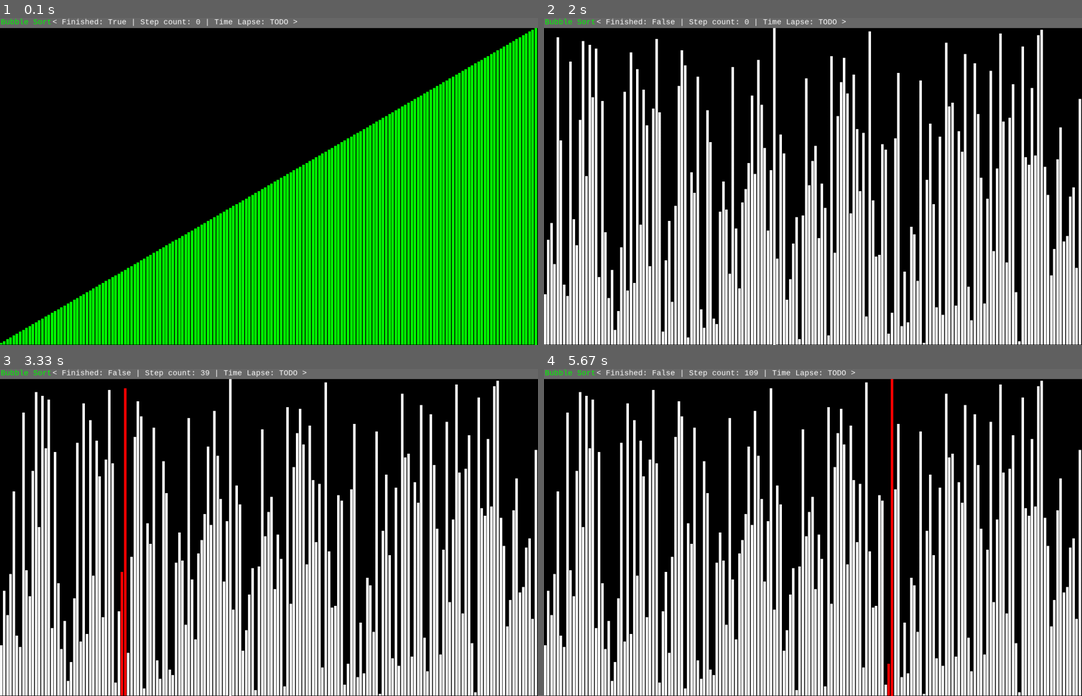
Above: before the commit, frames 1-4 (two rows, left to right).
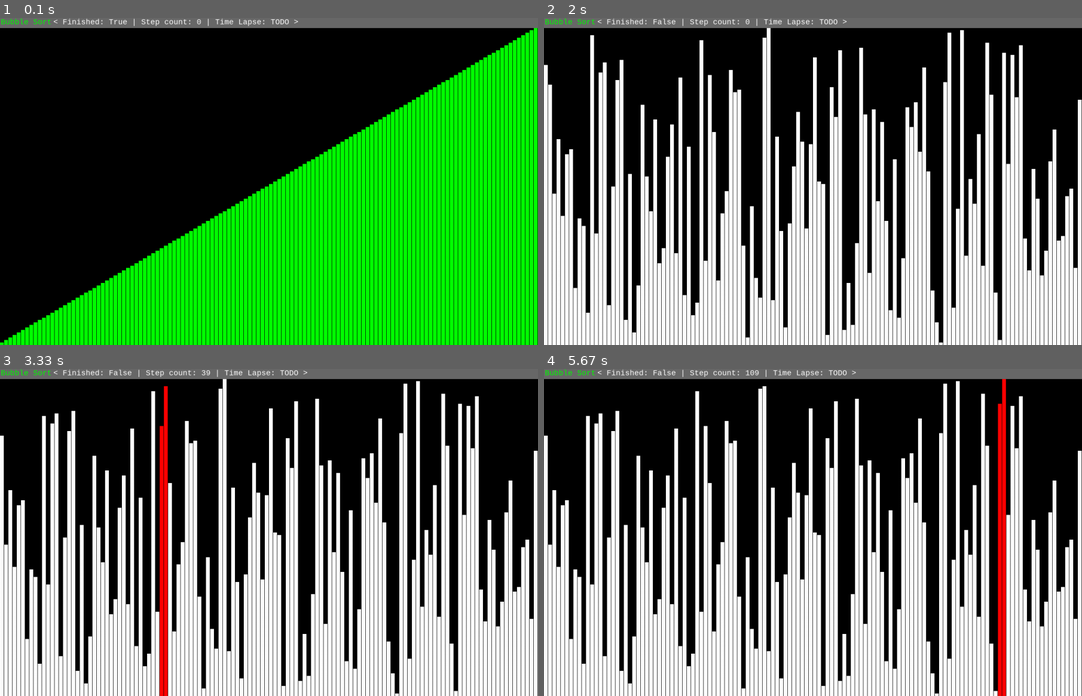
Above: after the commit, the same moments.

Repository: thiagolopes/sorting-algorithms-pygame
Game: pygame game, started from sort.py
The game is run twice, just before and just after one commit, with the same random seed, the same clock (stepped at 60 frames per second) and the same inputs.
Inputs:
- Up to frame 1 (0.1 s): no input
- Up to frame 2 (2 s): tap Space at 0.33 s; tap Enter at 1.67 s
- Up to frame 3 (3.33 s): tap Space at 2, 2.4, 2.7, 2.9, 3.23 s
- Up to frame 4 (5.67 s): tap Space at 3.53, 3.73, 4.03, 4.3, 4.63, 4.93, 5.07, 5.47 s

The runs differ from the first frame. In frame 1, 23% of the frame differs, in the area x 0-100%, y 0-100%; in frame 2, 48%; in frame 3, 48%; in frame 4, 50%.

Commit message:
Fix bug on TOTAL

Diff:
--- a/sort.py
+++ b/sort.py
@@ -5,7 +5,7 @@
 import pygame
 
 RUNNING = True
-TOTAL = 170
+TOTAL = 128
 START = 1
 
 
@@ -33,7 +33,7 @@
         self.surface.blit(title, self.title_pos)
 
         meta_text = self.text.render(meta, True, "white")
-        meta_pos = pygame.Vector2(self.title_pos.x + title.get_width() + 2, self.title_pos.y)
+        meta_pos = pygame.Vector2(self.title_pos.x + title.get_width() + 4, self.title_pos.y)
         self.surface.blit(meta_text, meta_pos)
 
         self.screen.blit(self.surface, self.pos)
@@ -57,7 +57,6 @@
 
     def step(self):
         self.dirty_index = []
-        self.step_count += 1
 
         if self.finished:
             return False
@@ -79,6 +78,7 @@
             self.dirty_index.append(il)
         self.index_step += 1
 
+        self.step_count += 1
         return True
 
     def finish(self):
@@ -108,8 +108,8 @@
         top = self.size.x / total
         left = self.size.y / total
 
-        width = math.trunc(top) - self.margin
-        height = left * element
+        width = top - 1
+        height = math.ceil(left) * element
 
         if width < 1:
             width = 1
@@ -146,6 +146,7 @@
 screen = pygame.display.set_mode((1280, 780))
 pygame.display.set_caption("Bubble sort - <space> sort, <enter> reset")
 
+TOTAL +=1
 elements = list(range(START, TOTAL))
 bubble = BubbleSort(elements)
 play = False
